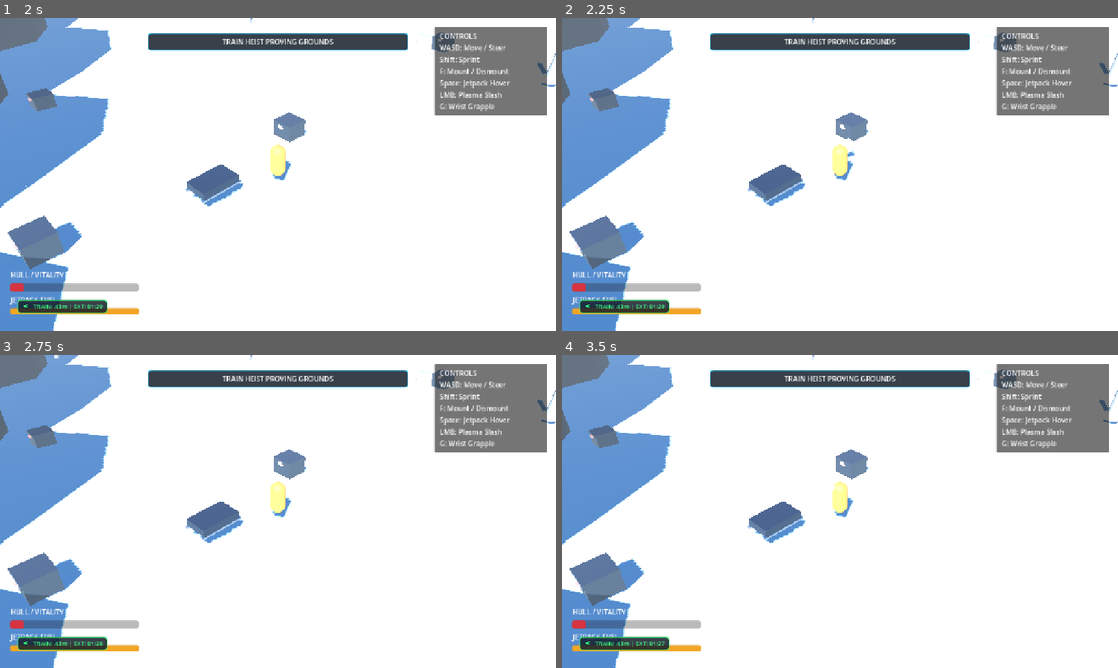
Above: before the commit, frames 1-4 (two rows, left to right).
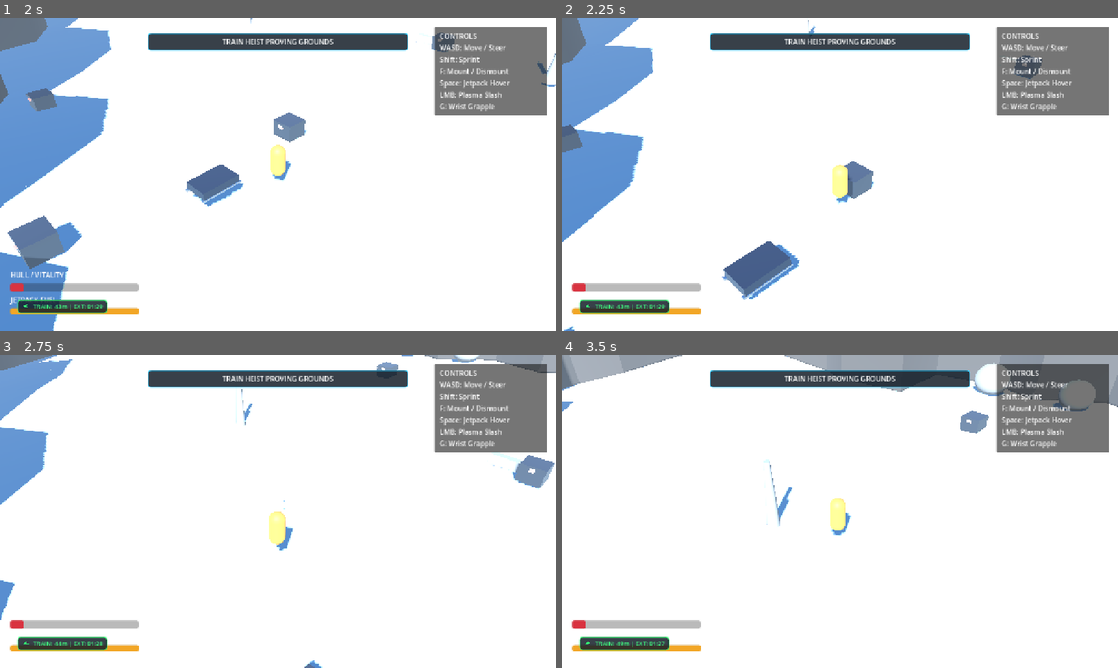
Above: after the commit, the same moments.

Repository: mcintalmo/drift
Game: Godot game, scene res://scenes/world/ActiveTrainHeistSector.tscn
Two runs of this game, one before a commit and one after it. Both use one fixed random seed, a clock stepped at 60 frames per second and the inputs below. This scene is started directly instead of the project's main scene.
Inputs (mouse positions are in pixels of both pictures, inside the frame that each line leads up to):
- Up to frame 1 (2 s): tap Enter (ui_accept) at 0.5, 0.77 s; move the mouse to (250, 237) at 0.52 s; hold W (accelerate) 0.53-1.25 s; hold Right mouse button (winch_quick) 0.53-1.25 s; tap G (pilot_wrist_grapple) at 0.6 s; click (250, 237) at 0.67 s; drag from (444, 221) to (250, 237) at 1.27 s
- Up to frame 2 (2.25 s): move the mouse to (673, 127) at 2.02 s; hold Q (pilot_lean_left) from 2.03 s (still down); hold Right mouse button (winch_quick) from 2.03 s (still down); click (673, 127) at 2.1 s
- Up to frame 3 (2.75 s): keep holding Q (pilot_lean_left); keep holding Right mouse button (winch_quick)
- Up to frame 4 (3.5 s): release Q (pilot_lean_left) at 2.75 s; release Right mouse button (winch_quick) at 2.75 s; drag from (867, 511) to (673, 464) at 2.77 s

Frame 1 is identical in both runs. In frame 2, 12% of the frame differs, in the area x 0-100%, y 0-100%; in frame 3, 13%; in frame 4, 18%.

Commit message:
Bind G and RMB to Winch and Grapple, and F to Mount/Dismount with updated HUD banners

Diff:
--- a/project.godot
+++ b/project.godot
@@ -76,7 +76,8 @@
 }
 winch_quick={
 "deadzone": 0.5,
-"events": [Object(InputEventMouseButton,"resource_local_to_scene":false,"resource_name":"","device":-1,"window_id":0,"alt_pressed":false,"shift_pressed":false,"ctrl_pressed":false,"meta_pressed":false,"button_mask":0,"position":Vector2(0, 0),"global_position":Vector2(0, 0),"factor":1.0,"button_index":2,"canceled":false,"pressed":false,"double_click":false,"script":null)
+"events": [Object(InputEventKey,"resource_local_to_scene":false,"resource_name":"","device":-1,"window_id":0,"alt_pressed":false,"shift_pressed":false,"ctrl_pressed":false,"meta_pressed":false,"pressed":false,"keycode":0,"physical_keycode":71,"key_label":0,"unicode":103,"location":0,"echo":false,"script":null)
+, Object(InputEventMouseButton,"resource_local_to_scene":false,"resource_name":"","device":-1,"window_id":0,"alt_pressed":false,"shift_pressed":false,"ctrl_pressed":false,"meta_pressed":false,"button_mask":0,"position":Vector2(0, 0),"global_position":Vector2(0, 0),"factor":1.0,"button_index":2,"canceled":false,"pressed":false,"double_click":false,"script":null)
 , Object(InputEventJoypadButton,"resource_local_to_scene":false,"resource_name":"","device":-1,"button_index":9,"pressure":0.0,"pressed":false,"script":null)
 ]
 }
@@ -106,6 +107,7 @@
 pilot_wrist_grapple={
 "deadzone": 0.5,
 "events": [Object(InputEventKey,"resource_local_to_scene":false,"resource_name":"","device":-1,"window_id":0,"alt_press …(192 unchanged characters)…
+, Object(InputEventMouseButton,"resource_local_to_scene":false,"resource_name":"","device":-1,"window_id":0,"alt_pressed":false,"shift_pressed":false,"ctrl_pressed":false,"meta_pressed":false,"button_mask":0,"position":Vector2(0, 0),"global_position":Vector2(0, 0),"factor":1.0,"button_index":2,"canceled":false,"pressed":false,"double_click":false,"script":null)
 , Object(InputEventJoypadButton,"resource_local_to_scene":false,"resource_name":"","device":-1,"button_index":2,"pressure":0.0,"pressed":false,"script":null)
 ]
 }
--- a/scripts/state_machine/pilot_states/pilot_walking_state.gd
+++ b/scripts/state_machine/pilot_states/pilot_walking_state.gd
@@ -15,15 +15,15 @@
 		transition_requested.emit(&"JetpackState")
 		return
 
-	# Check grapple trigger
-	if Input.is_action_just_pressed(&"pilot_wrist_grapple") and grapple:
+	# Check grapple trigger (G or RMB)
+	if (Input.is_action_just_pressed(&"pilot_wrist_grapple") or Input.is_action_just_pressed(&"winch_quick")) and grapple:
 		var look_dir: Vector3 = -pilot.global_transform.basis.z
 		if grapple.fire_grapple(pilot.global_position + Vector3(0, 1.0, 0), look_dir, pilot.get_world_3d().direct_space_state):
 			transition_requested.emit(&"GrapplingState")
 			return
 
-	# Remote Sled Winch Detach trigger while on foot
-	if Input.is_action_just_pressed(&"winch_quick"):
+	# Remote Sled Winch Detach trigger while on foot (G or RMB when not grappling)
+	if Input.is_action_just_pressed(&"winch_quick") or Input.is_action_just_pressed(&"pilot_wrist_grapple"):
 		var sleds: Array[Node] = pilot.get_tree().get_nodes_in_group(&"player_sled") if pilot.is_inside_tree() else []
 		for s_node: Node in sleds:
 			var w_comp: Node = s_node.get_node_or_null("SledWinchComponent")
--- a/scripts/ui/hud.gd
+++ b/scripts/ui/hud.gd
@@ -35,10 +35,10 @@
 			show_banner("TRAIN CAR #%d DECOUPLED!" % car_idx)
 		)
 		GlobalEvents.instance.pilot_mounted_sled.connect(func(_sled: Node) -> void:
-			show_banner("MOUNTED IN SLED - [Q/E] LEAN - [SPACE] DRIFT - [F] DISMOUNT")
+			show_banner("MOUNTED IN SLED - [W/A/S/D] DRIVE - [SPACE] DRIFT - [G / RMB] WINCH - [F] DISMOUNT")
 		)
 		GlobalEvents.instance.pilot_dismounted_sled.connect(func(_sled: Node) -> void:
-			show_banner("ON FOOT - [SPACE] JETPACK - [LMB] BREACH - [G] GRAPPLE")
+			show_banner("ON FOOT - [SPACE] JETPACK - [LMB] BREACH - [G / RMB] GRAPPLE - [F] MOUNT")
 		)
 
 	_setup_train_tracker_ui()
